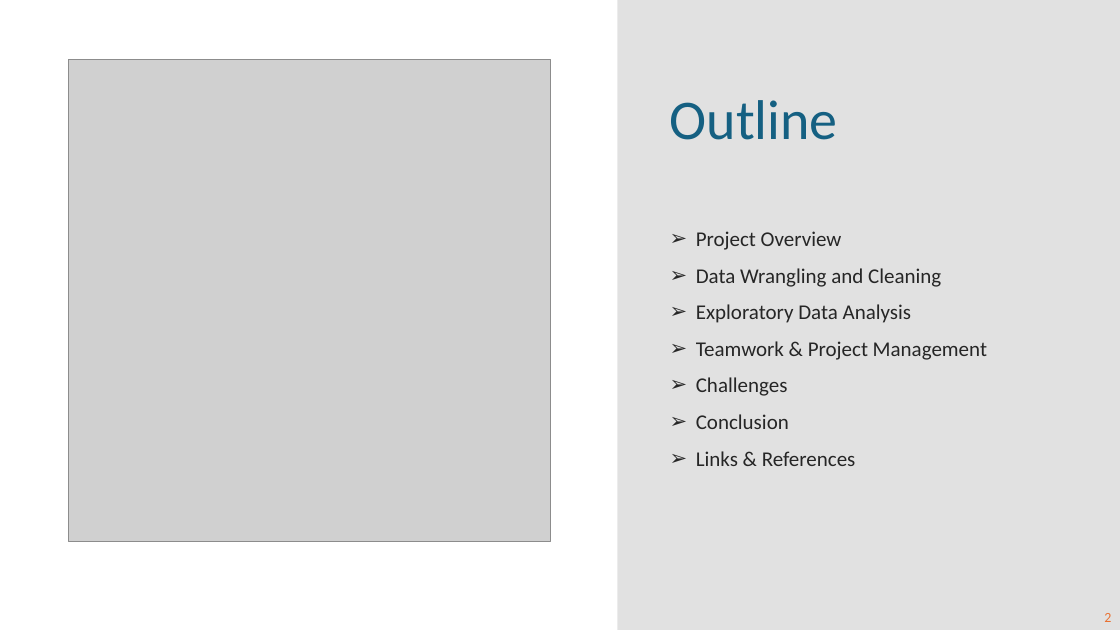
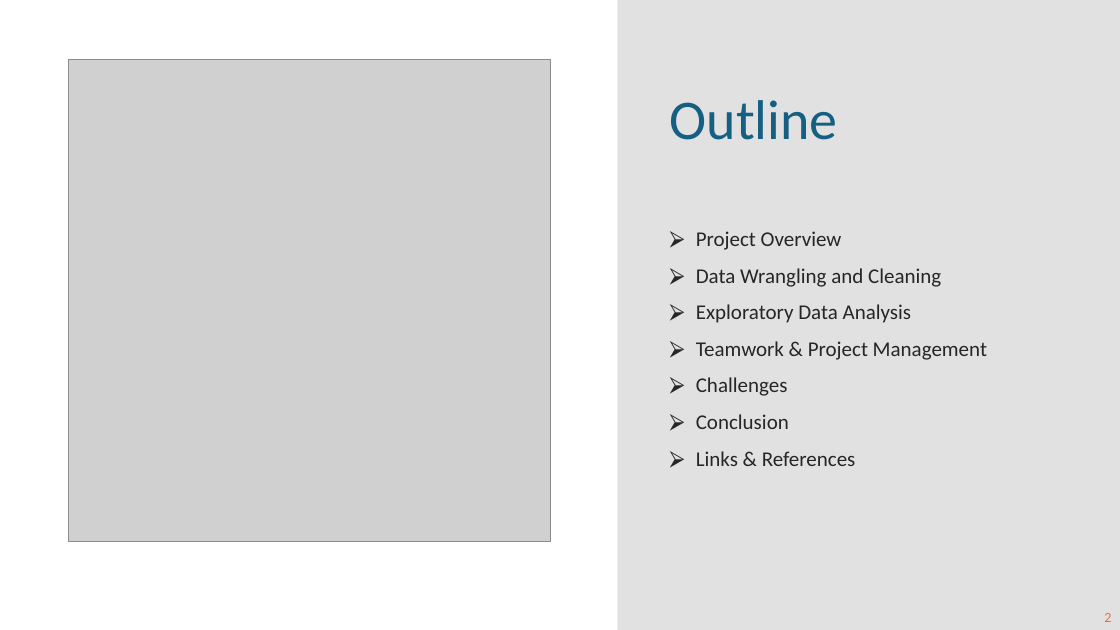
Before and after one commit to PaolaGaray/FirstProject, a slide deck: slide 2 of slides/Team 1_Week3.pptx. Drawn at 1120x630 pixels with LibreOffice and Linux fonts; fonts in the diff are those of the drawing; grey boxes stand for pictures. Boxes give left, top, right and bottom in pixels: in the first picture for what was removed or moved away, otherwise in the second. Text is boxed around its words. In the diff, an @@ line names an element or a change of style, - is before the commit and + after.

```diff
--- a/slides/Team 1_Week3.pptx
+++ b/slides/Team 1_Week3.pptx
@@ text "Project Overview" at (696, 231, 987, 466): bullet ➢ to ⮚ @@
```
Also in this commit, not shown: 3 other slides changed.
